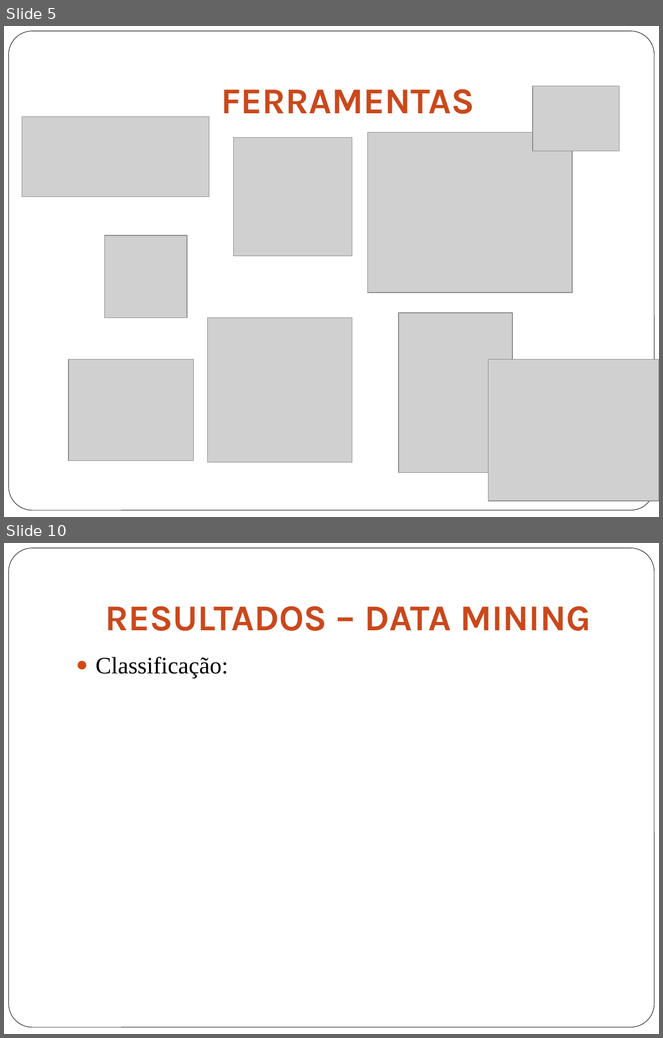
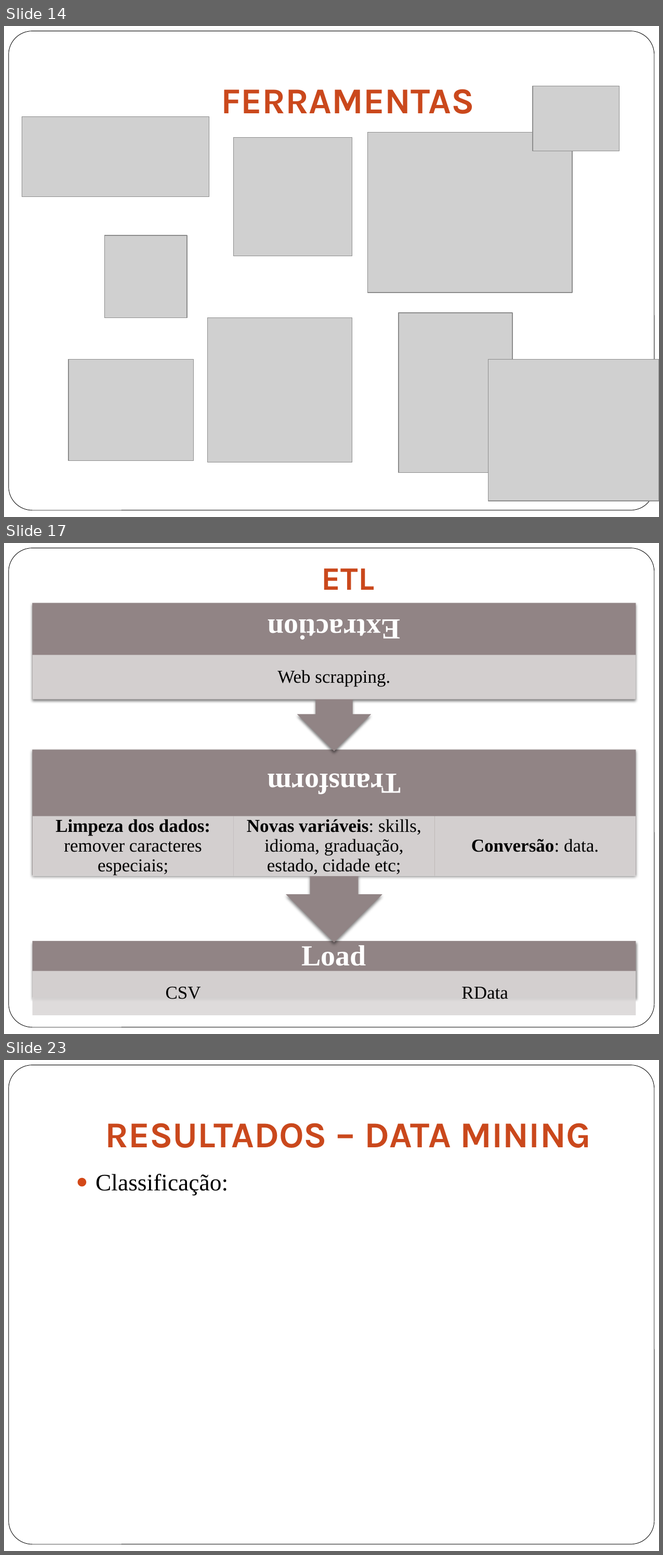
Before and after one commit to gabriellimagomes15/dsa, a slide deck: Apresentacao.pptx. Shown one above the other, each under a label of ours: slides 5 and 10 before the commit, slides 14, 17 and 23 after it; the slides between them are not shown. The pictures are 663x1038 and 663x1555 pixels, drawn with LibreOffice and Linux fonts; fonts in the diff are those of the drawing; grey boxes stand for pictures. Boxes give left, top, right and bottom in pixels: in the first picture for what was removed or moved away, otherwise in the second. Text is boxed around its words. In the diff, an @@ line names an element or a change of style, - is before the commit and + after.

```diff
--- a/Apresentacao.pptx
+++ b/Apresentacao.pptx
@@ slide 17 added at (4, 543, 659, 1034), background #FFFFFF; not listed: 1 template element that a slide beside it also shows @@
@@ title added at (322, 568, 374, 590), 36 pt, text gradient #622410 to #CA481C to #BC431A, bold @@
+ETL
@@ group added at (32, 603, 636, 1016): 9 texts, 7 rectangles, 2 up arrow callouts @@
+Load
+CSV
+RData
+Transform
+Limpeza dos dados: remover caracteres especiais;
+Novas variáveis: skills, idioma, graduação, estado, cidade etc;
+Conversão: data.
+Extraction
+Web scrapping.
@@ what was slide 5 is now slide 14 @@
@@ what was slide 10 is now slide 23 @@
```
Also in this commit, not shown: 7 slides changed, 13 other slides added.
